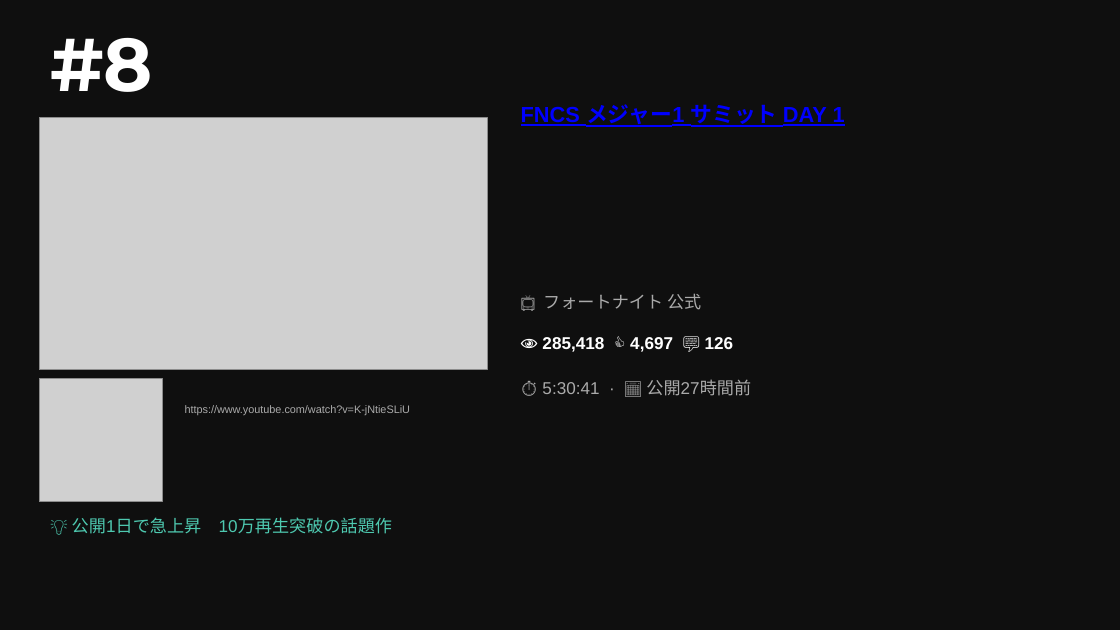
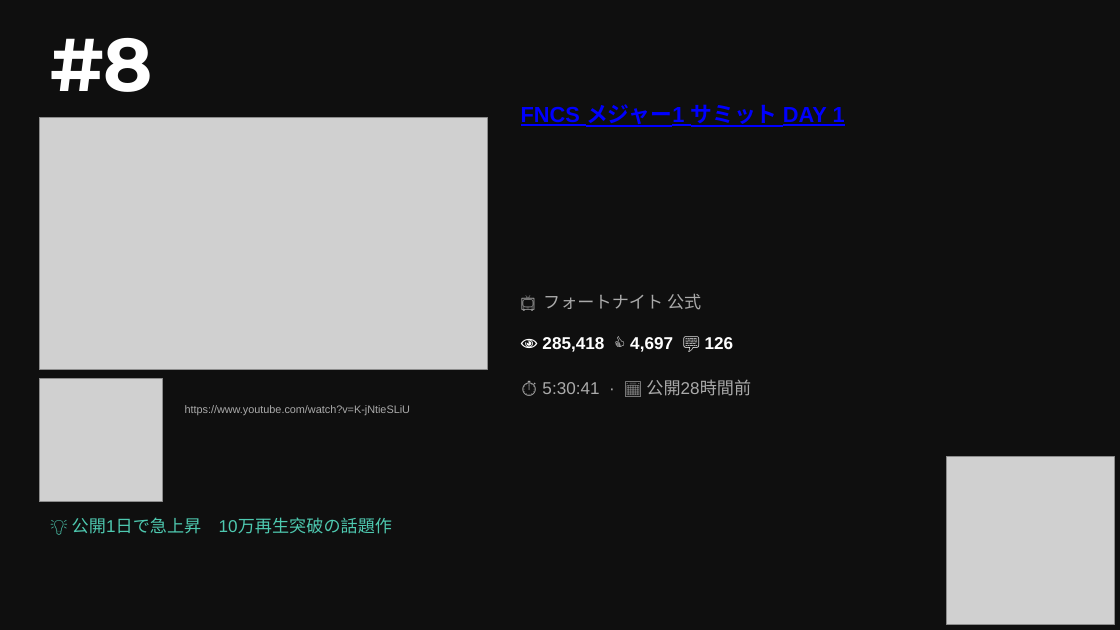
Before and after one commit to asaneasaburo0910-hub/youtube-crawler, a slide deck: slide 4 of youtube_ranking_20260531.pptx. Drawn at 1120x630 pixels with LibreOffice and Linux fonts; fonts in the diff are those of the drawing; grey boxes stand for pictures. Boxes give left, top, right and bottom in pixels: in the first picture for what was removed or moved away, otherwise in the second. Text is boxed around its words. In the diff, an @@ line names an element or a change of style, - is before the commit and + after.

```diff
--- a/youtube_ranking_20260531.pptx
+++ b/youtube_ranking_20260531.pptx
@@ text at (542,379,751,396): text changed @@
-⏱ 5:30:41 · 📅 公開27時間前
+⏱ 5:30:41 · 📅 公開28時間前
@@ picture added at (946,457,1114,625) @@
```
Also in this commit, not shown: 10 other slides changed, 1 other file.
